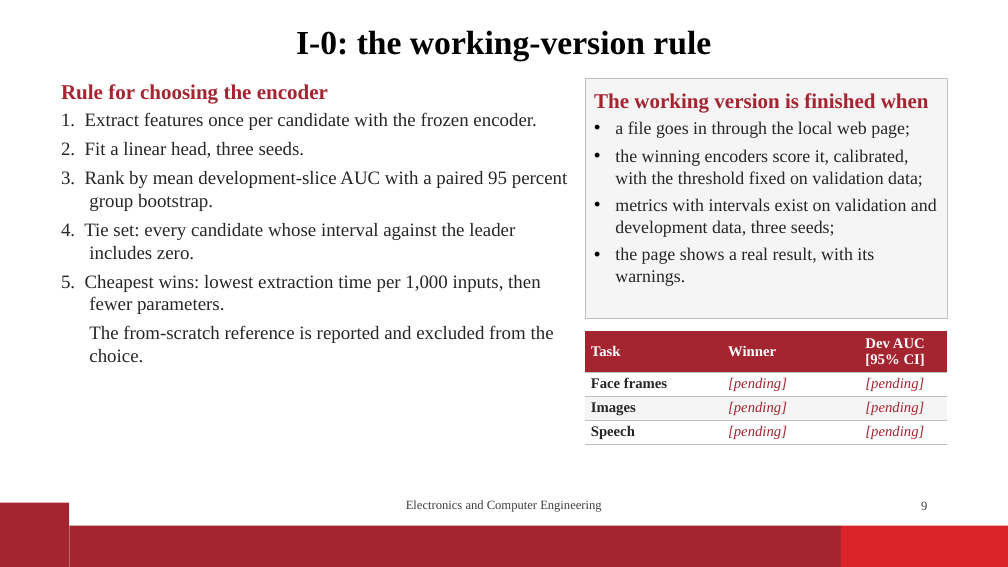
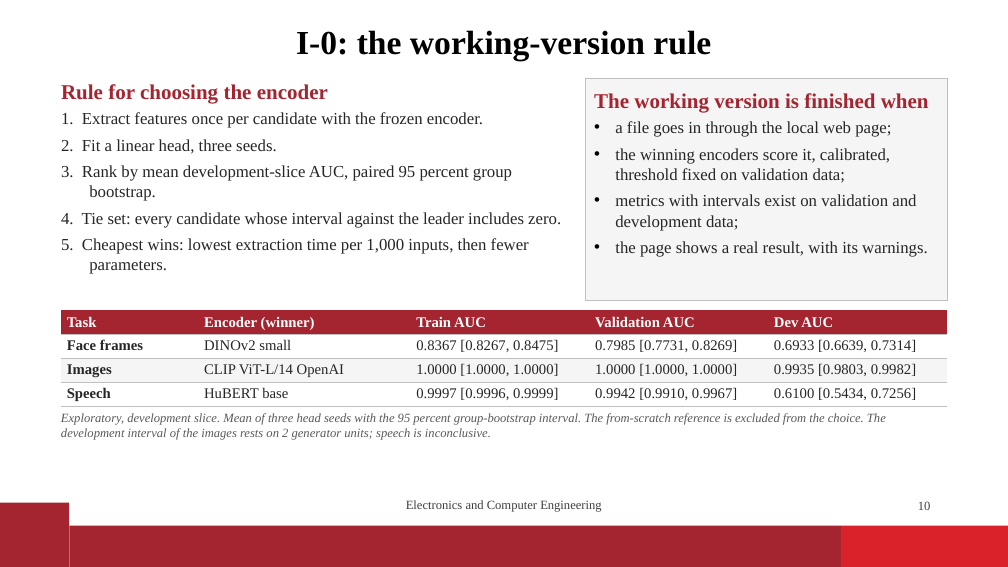
Before and after one commit to vaibhavshiroorkar/deepfake-detection, a slide deck: slide 10 of slides/DeepFake_Detection_Presentation.pptx (slide 9 before the commit). Drawn at 1008x567 pixels with LibreOffice and Linux fonts; fonts in the diff are those of the drawing; background and template pictures are left out. Boxes give left, top, right and bottom in pixels: in the first picture for what was removed or moved away, otherwise in the second. Text is boxed around its words. In the diff, an @@ line names an element or a change of style, - is before the commit and + after.

```diff
--- a/slides/DeepFake_Detection_Presentation.pptx
+++ b/slides/DeepFake_Detection_Presentation.pptx
@@ rectangle "The working version is finished ...": place and size @@
-rectangle "The working version is finished ..." at (585, 79, 948, 318)
+rectangle "The working version is finished ..." at (585, 79, 948, 300)
@@ text at (61, 112, 561, 274): size 18 to 16 pt in "1. Extract features once per candidate with ...", "2. Fit a linear head, three seeds.", "4. Tie set: every candidate whose interval ...", "5. Cheapest wins: lowest extraction time per ..." @@
@@ text in rectangle at (615, 148, 916, 231): text changed; size 17 to 16 pt @@
-• the winning encoders score it, calibrated, with the threshold fixed on validation data;
-• metrics with intervals exist on validation and development data, three seeds;
+• the winning encoders score it, calibrated, threshold fixed on validation data;
+• metrics with intervals exist on validation and development data;
@@ text in rectangle at (615, 121, 928, 257): size 17 to 16 pt in "a file goes in through the local ...", "the page shows a real result, with ..." @@
@@ text at (61, 165, 512, 201): text changed; size 18 to 16 pt @@
-3. Rank by mean development-slice AUC with a paired 95 percent group bootstrap.
+3. Rank by mean development-slice AUC, paired 95 percent group bootstrap.
@@ table at (61, 310, 949, 406) @@
-column 2: Winner | [pending] | [pending] | [pending]
-column 3: Dev AUC [95% CI] | [pending] | [pending] | [pending]
+column 2: Encoder (winner) | DINOv2 small | CLIP ViT-L/14 OpenAI | HuBERT base
+column 3: Train AUC | 0.8367 [0.8267, 0.8475] | 1.0000 [1.0000, 1.0000] | 0.9997 [0.9996, 0.9999]
+column 4: Validation AUC | 0.7985 [0.7731, 0.8269] | 1.0000 [1.0000, 1.0000] | 0.9942 [0.9910, 0.9967]
+column 5: Dev AUC | 0.6933 [0.6639, 0.7314] | 0.9935 [0.9803, 0.9982] | 0.6100 [0.5434, 0.7256]
@@ table: place and size @@
-table at (585, 330, 948, 444)
+table at (61, 310, 949, 406)
@@ text at (89, 325, 554, 362): paragraph removed @@
-The from-scratch reference is reported and excluded from the choice.
@@ text added at (61, 413, 886, 440), 12 pt, text #595959, italic @@
+Exploratory, development slice. Mean of three head seeds with the 95 percent group-bootstrap interval. The from-scratch reference is excluded from the choice. The development interval of the images rests on 2 generator units; speech is inconclusive.
@@ page number at (918, 501, 931, 510): text changed @@
-9
+10
```
Also in this commit, not shown: 6 other slides changed, 9 slides added, 1 slide removed, 11 other files.
